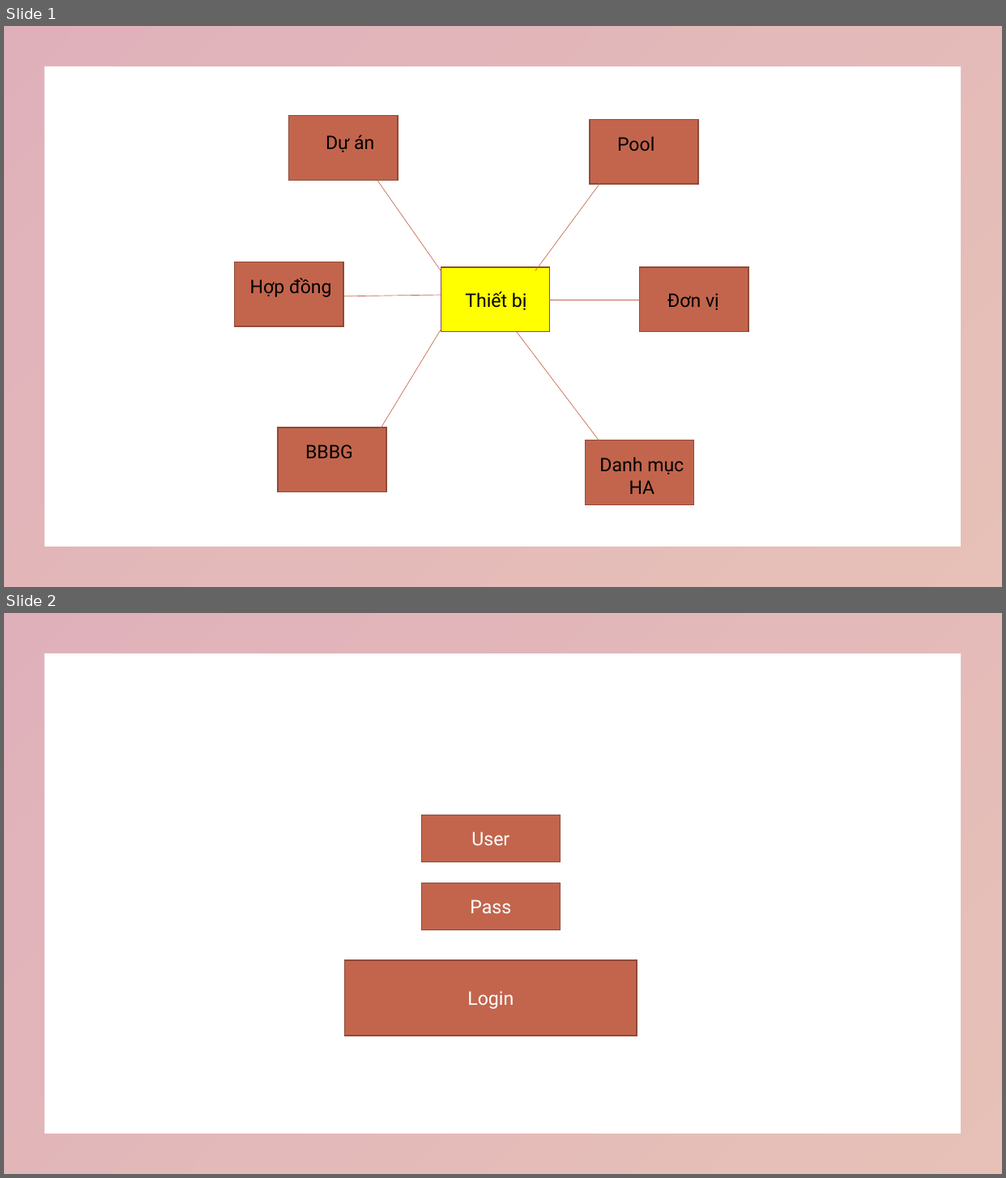
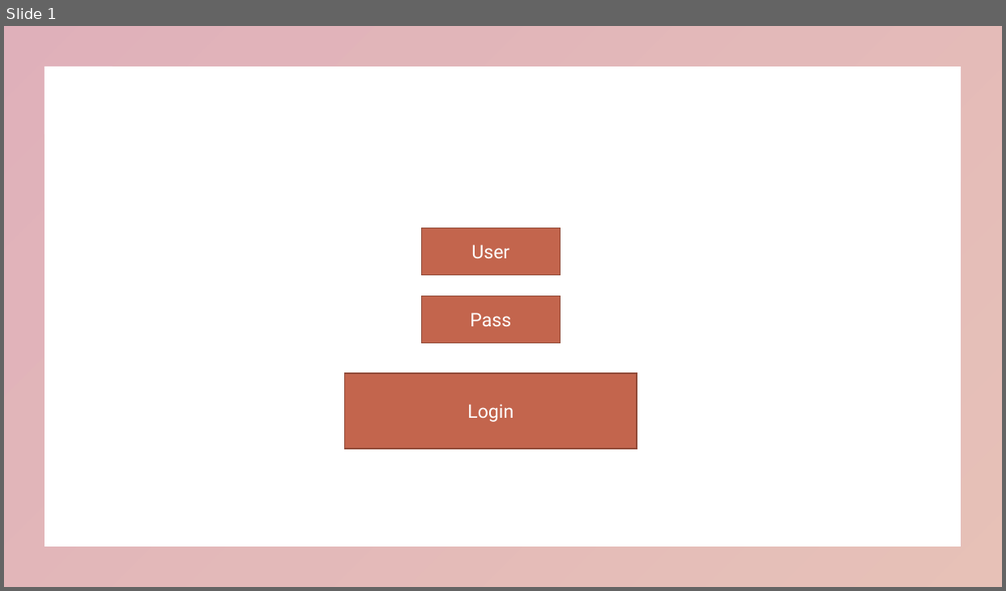
Before and after one commit to lamxung55/infra_supply, a slide deck: doc/Mo ta bai toan v5.0.pptx. Shown one above the other, each under a label of ours: slides 1 and 2 before the commit, slide 1 after it. The pictures are 1006x1178 and 1006x591 pixels, drawn with LibreOffice and Linux fonts; fonts in the diff are those of the drawing. Boxes give left, top, right and bottom in pixels: in the first picture for what was removed or moved away, otherwise in the second. Text is boxed around its words. In the diff, an @@ line names an element or a change of style, - is before the commit and + after.

```diff
--- a/doc/Mo ta bai toan v5.0.pptx
+++ b/doc/Mo ta bai toan v5.0.pptx
@@ slide 1 removed at [4, 26, 1002, 587], background #FFFFFF; not listed: 1 template element that a slide beside it also shows @@
@@ rectangle removed at [289, 116, 398, 180] @@
@@ rectangle removed at [590, 120, 698, 184] @@
@@ text removed at [326, 135, 374, 152] @@
-Dự án
@@ text removed at [617, 136, 654, 151] @@
-Pool
@@ line removed from (377, 180) to (441, 271) @@
@@ line removed from (535, 271) to (606, 176) @@
@@ rectangle removed at [235, 262, 343, 327] @@
@@ rectangle removed at [441, 268, 550, 332] @@
@@ rectangle removed at [640, 268, 748, 332] @@
@@ text removed at [250, 278, 332, 297] @@
-Hợp đồng
@@ text removed at [465, 292, 527, 310] @@
-Thiết bị
@@ line removed from (441, 295) to (343, 297) @@
@@ line removed from (550, 300) to (640, 300) @@
@@ text removed at [667, 293, 719, 310] @@
-Đơn vị
@@ line removed from (441, 328) to (379, 431) @@
@@ line removed from (517, 332) to (606, 450) @@
@@ rectangle removed at [278, 428, 386, 493] @@
@@ text removed at [305, 445, 353, 459] @@
-BBBG
@@ rectangle removed at [586, 441, 694, 506] @@
@@ text removed at [599, 457, 684, 494] @@
-Danh mục HA
@@ what was slide 2 is now slide 1 @@
```
Also in this commit, not shown: 29 other files.
